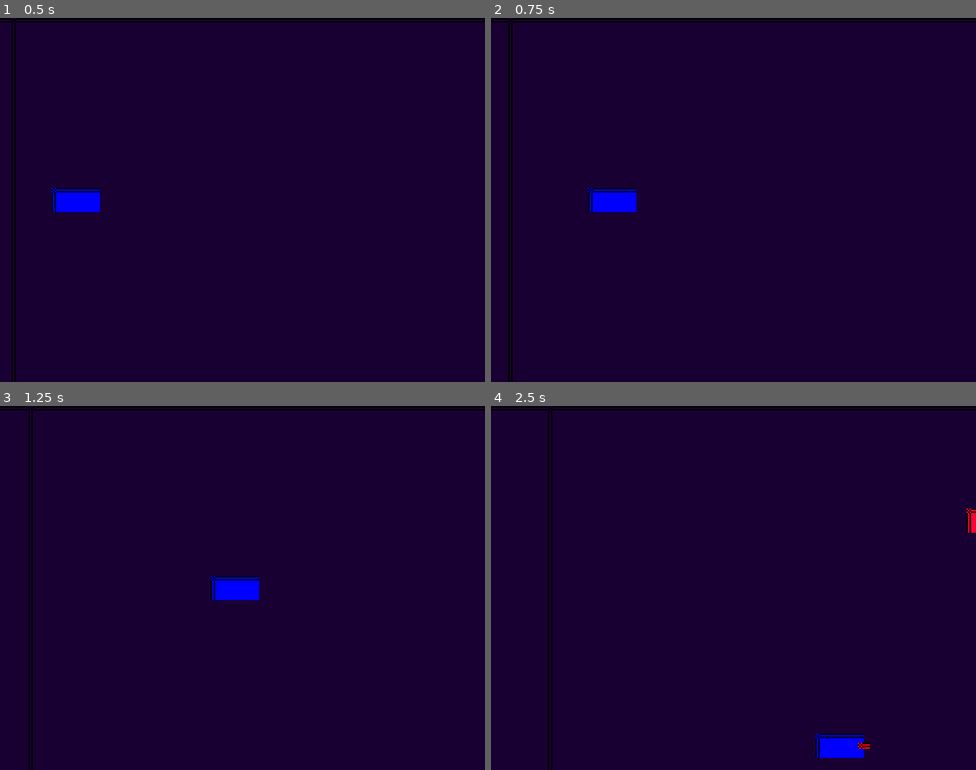
Above: before the commit, frames 1-4 (two rows, left to right).
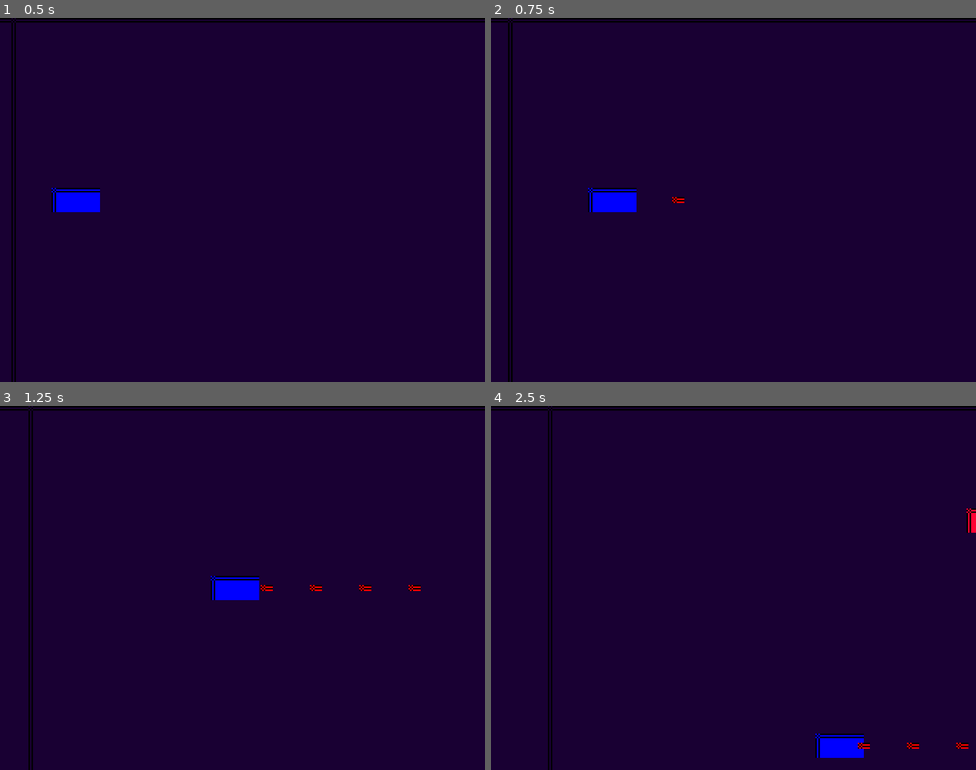
Above: after the commit, the same moments.

Repository: chaossource/menace-reverse-engineering
Game: Godot game, scene res://scenes/main.tscn
Two runs of this game, one before a commit and one after it. Both use one fixed random seed, a clock stepped at 60 frames per second and the inputs below.
Inputs:
- Up to frame 1 (0.5 s): no input
- Up to frame 2 (0.75 s): hold D (move_right) from 0.53 s (still down); hold Space (shoot) from 0.53 s (still down)
- Up to frame 3 (1.25 s): keep holding D (move_right); keep holding Space (shoot)
- Up to frame 4 (2.5 s): release D (move_right) at 1.28 s; release Space (shoot) at 1.28 s; hold S (move_down) 1.28-2.03 s; tap Space (shoot) at 1.35 s; hold D (move_right) from 2.03 s (still down); hold Space (shoot) from 2.03 s (still down)

Frame 1 is identical in both runs. In frame 2, less than 0.1% of the frame differs, in the area x 37-40%, y 49-51%; in frame 3, 0.2%, in the area x 53-87%, y 49-51%; in frame 4, less than 0.1%.

Commit message:
Fix bullet collision - prevent bullets from hitting player
Set up proper collision layers:
- Layer 1: Player
- Layer 2: Enemies
- Layer 3: Bullets

Bullets now only collide with enemies, not the player who shot them.

Co-authored-by: samuel.shaw <samuel.shaw@gmail.com>

Diff:
--- a/menace-re/godot/scenes/bullet.tscn
+++ b/menace-re/godot/scenes/bullet.tscn
@@ -9,6 +9,8 @@
 size = Vector2(8, 4)
 
 [node name="Bullet" type="Area2D"]
+collision_layer = 4
+collision_mask = 2
 script = ExtResource("1_bullet")
 
 [node name="Sprite2D" type="Sprite2D" parent="."]
--- a/menace-re/godot/scenes/enemy.tscn
+++ b/menace-re/godot/scenes/enemy.tscn
@@ -9,6 +9,8 @@
 size = Vector2(24, 16)
 
 [node name="Enemy" type="CharacterBody2D"]
+collision_layer = 2
+collision_mask = 5
 script = ExtResource("1_enemy")
 
 [node name="Sprite2D" type="Sprite2D" parent="."]
--- a/menace-re/godot/scenes/player.tscn
+++ b/menace-re/godot/scenes/player.tscn
@@ -9,6 +9,8 @@
 size = Vector2(32, 16)
 
 [node name="Player" type="CharacterBody2D"]
+collision_layer = 1
+collision_mask = 2
 script = ExtResource("1_player")
 
 [node name="Sprite2D" type="Sprite2D" parent="."]
